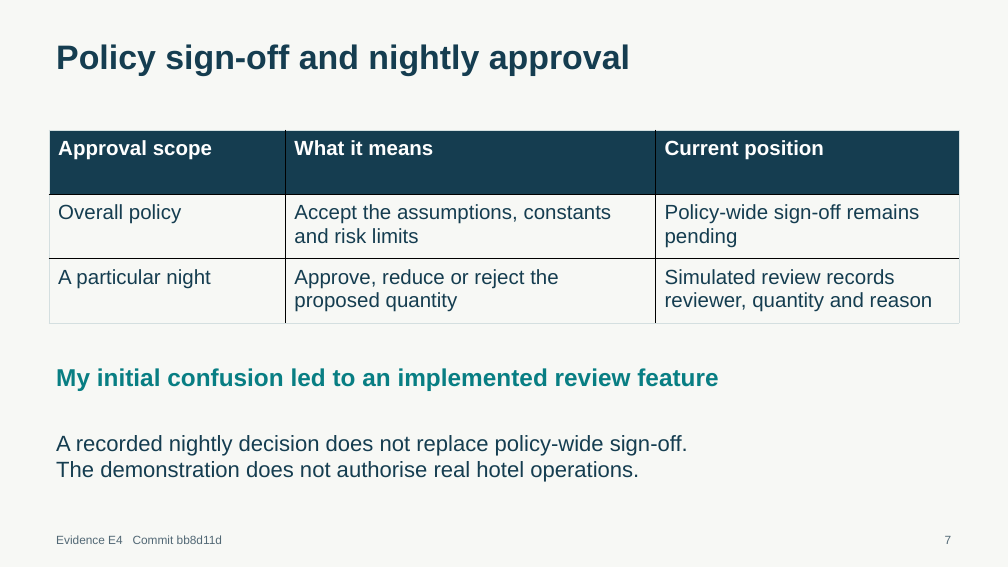
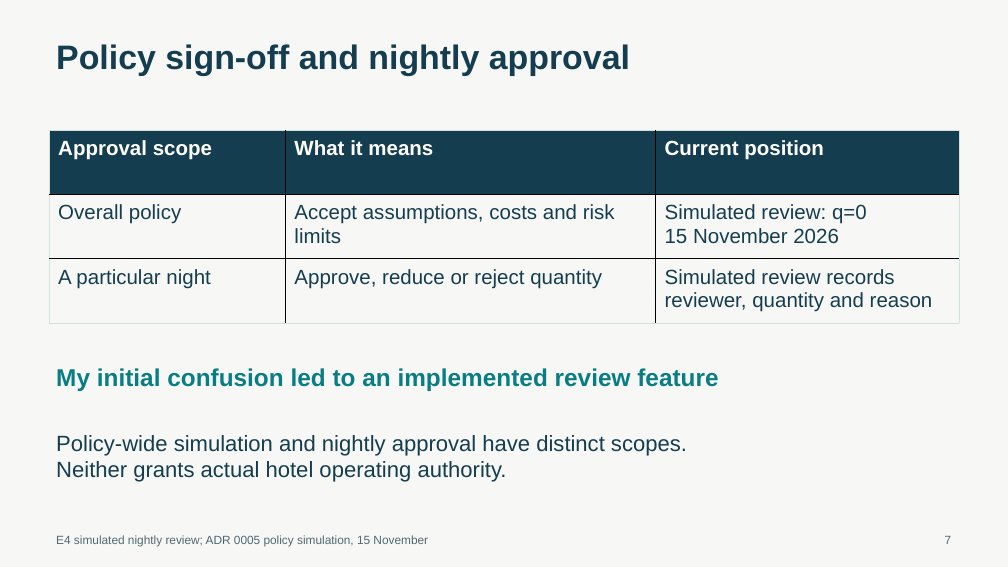
Before and after one commit to Lukecamill/hotel-cancellations, a slide deck: slide 7 of output/presentations/diary-entry-1-slides.pptx. Drawn at 1008x567 pixels with LibreOffice and Linux fonts; fonts in the diff are those of the drawing. Boxes give left, top, right and bottom in pixels: in the first picture for what was removed or moved away, otherwise in the second. Text is boxed around its words. In the diff, an @@ line names an element or a change of style, - is before the commit and + after.

```diff
--- a/output/presentations/diary-entry-1-slides.pptx
+++ b/output/presentations/diary-entry-1-slides.pptx
@@ table at <box>49,130,960,323</box> @@
-row 2, column 2: Accept the assumptions, constants and risk limits
+row 2, column 2: Accept assumptions, costs and risk limits
-row 2, column 3: Policy-wide sign-off remains pending
+row 2, column 3: Simulated review: q=0 / 15 November 2026
-row 3, column 2: Approve, reduce or reject the proposed quantity
+row 3, column 2: Approve, reduce or reject quantity
-row 3, column 3: Simulated review records reviewer, quantity and reason
+row 3, column 3: Simulated review records / reviewer, quantity and reason
@@ text at <box>56,435,687,482</box>: text changed @@
-A recorded nightly decision does not replace policy-wide sign-off.
-The demonstration does not authorise real hotel operations.
+Policy-wide simulation and nightly approval have distinct scopes.
+Neither grants actual hotel operating authority.
@@ text at <box>56,535,428,547</box>: text changed @@
-Evidence E4 Commit bb8d11d
+E4 simulated nightly review; ADR 0005 policy simulation, 15 November
```
Also in this commit, not shown: 6 other slides changed, 32 other files.
